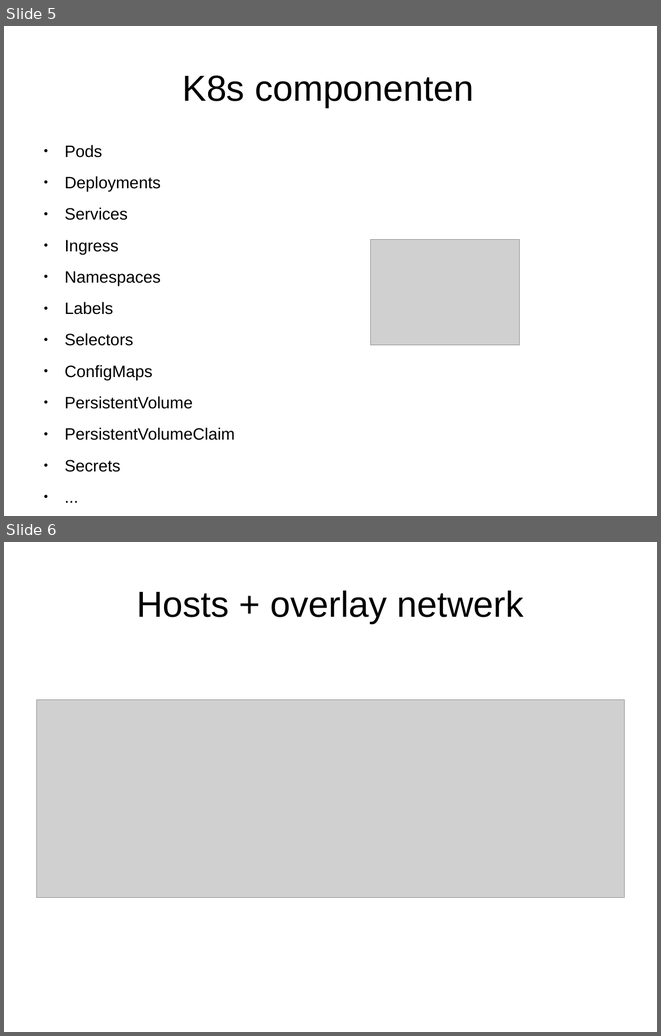
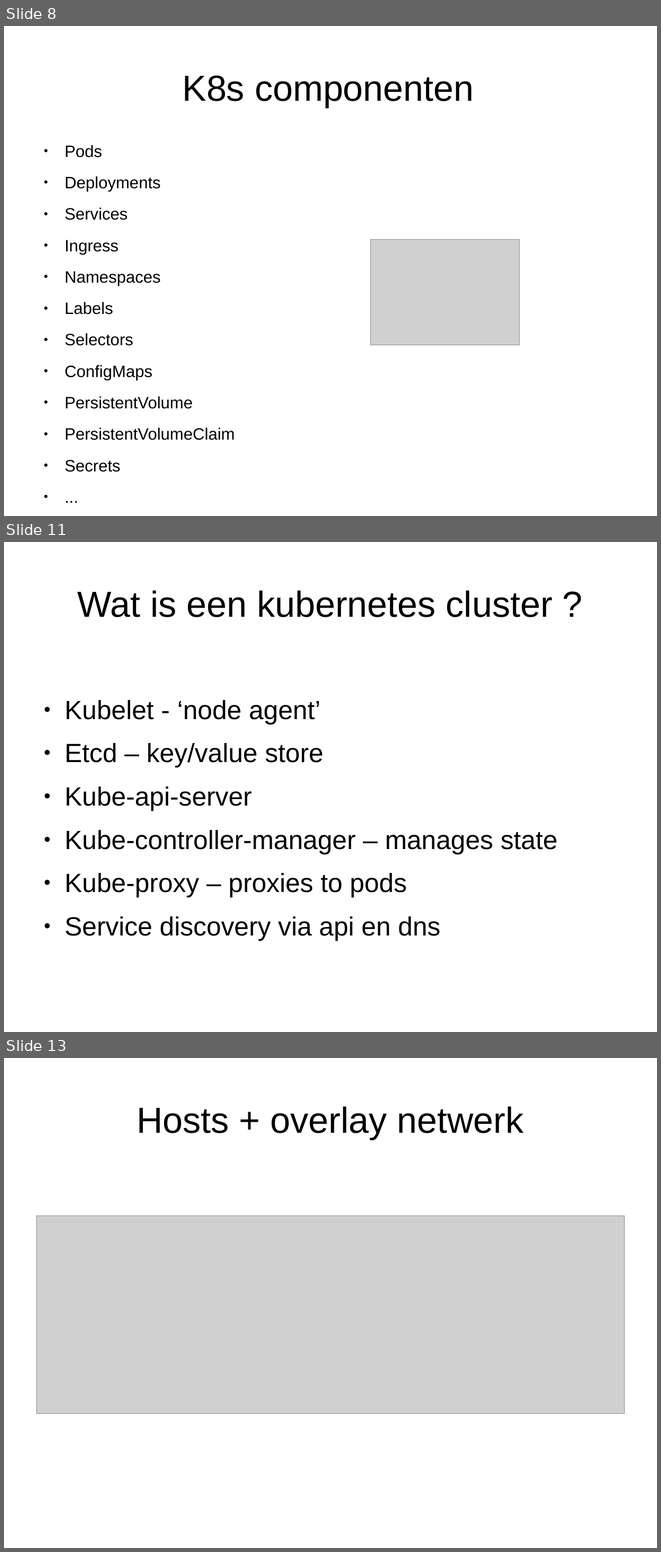
Before and after one commit to markbenschop/k8s-workshop, a slide deck: k8s_demo_proxy.odp. Shown one above the other, each under a label of ours: slides 5 and 6 before the commit, slides 8, 11 and 13 after it; the slides between them are not shown. The pictures are 661x1036 and 661x1552 pixels, drawn with LibreOffice and Linux fonts; fonts in the diff are those of the drawing; grey boxes stand for pictures. Boxes give left, top, right and bottom in pixels: in the first picture for what was removed or moved away, otherwise in the second. Text is boxed around its words. In the diff, an @@ line names an element or a change of style, - is before the commit and + after.

Commit message:
Updated k8s_demo_proxy.odp, removed k8s_demo.odp

```diff
--- a/k8s_demo_proxy.odp
+++ b/k8s_demo_proxy.odp
@@ slide 11 added at (4,542,657,1032), background #FFFFFF @@
@@ title added at (77,590,553,617), 44 pt, text #000000 @@
+Wat is een kubernetes cluster ?
@@ text added at (64,700,558,940), 32 pt, text #000000 @@
+● Kubelet - ‘node agent’
+● Etcd – key/value store
+● Kube-api-server
+● Kube-controller-manager – manages state
+● Kube-proxy – proxies to pods
+● Service discovery via api en dns
@@ what was slide 5 is now slide 8 @@
@@ what was slide 6 is now slide 13 @@
```
Also in this commit, not shown: 4 slides changed, 8 other slides added, 4 slides removed, 1 other file.
